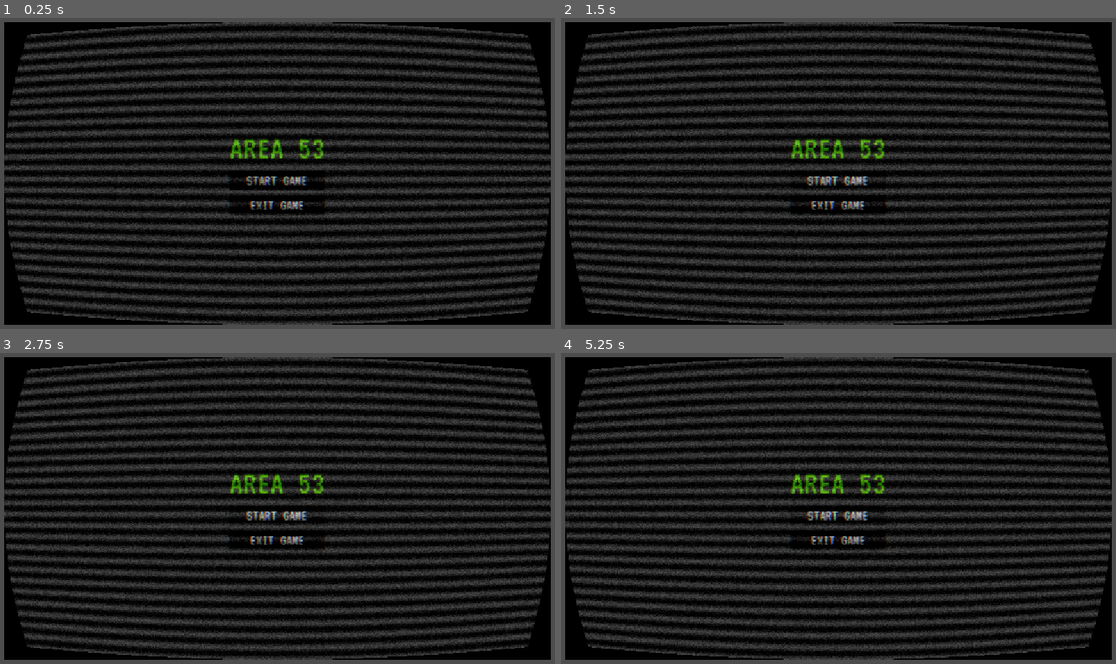
Above: before the commit, frames 1-4 (two rows, left to right).
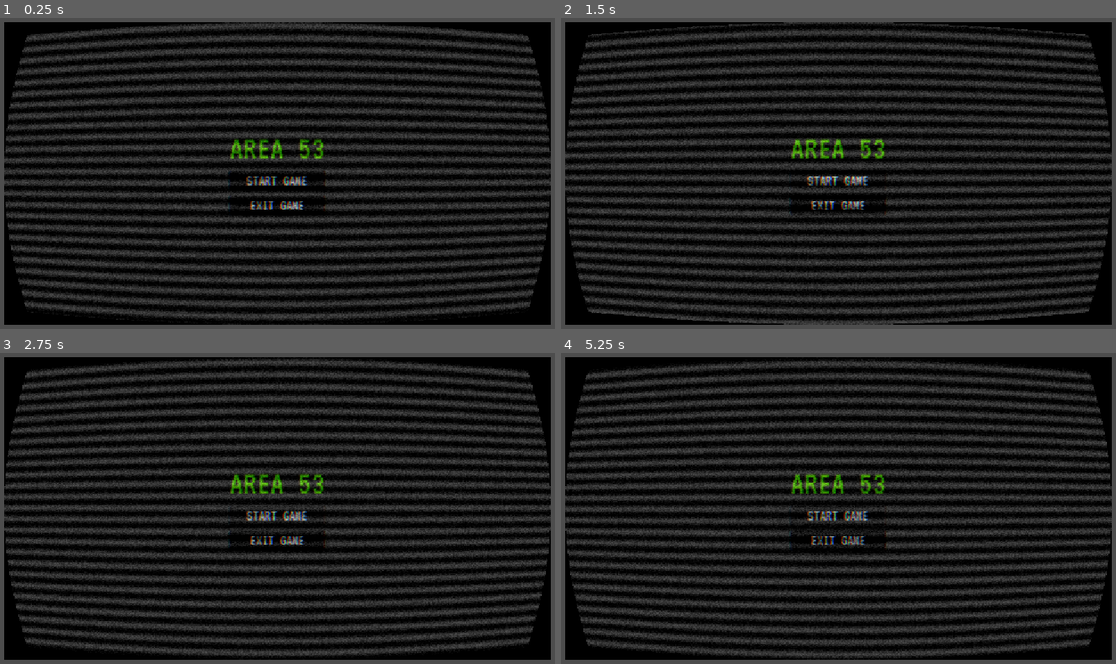
Above: after the commit, the same moments.

Repository: AdrianMtzTrev/Area-53
Game: Godot game, scene res://Menus/main_menu.tscn
The game is run twice, just before and just after one commit, with the same random seed, the same clock (stepped at 60 frames per second) and the same inputs.
Inputs:
- Up to frame 1 (0.25 s): no input
- Up to frame 2 (1.5 s): click "START GAME" at 0.5 s; click "START GAME" at 1.25 s
- Up to frame 3 (2.75 s): click "START GAME" at 2 s
- Up to frame 4 (5.25 s): no input

The runs differ from the first frame. In frame 1, 56% of the frame differs, in the area x 0-100%, y 1-99%; in frame 2, 3.3%; in frame 3, 65%; in frame 4, 65%.

Commit message:
Velocidad estatica
Lo que lees we

Diff:
--- a/Menus/main_menu.tscn
+++ b/Menus/main_menu.tscn
@@ -16,6 +16,7 @@
 shader = ExtResource("2_at0u2")
 shader_parameter/scanline_count = 50.0
 shader_parameter/scanline_intensity = 0.25
+shader_parameter/scanline_speed = 0.050000002375
 shader_parameter/curvature = 3.0
 shader_parameter/chromatic_aberration = 1.5
 shader_parameter/noise_intensity = 0.15
--- a/Shaders/Glitch_MainMenu.gdshader
+++ b/Shaders/Glitch_MainMenu.gdshader
@@ -2,6 +2,7 @@
 
 uniform float scanline_count : hint_range(0.0, 1080.0) = 50.0;
 uniform float scanline_intensity : hint_range(0.0, 1.0) = 0.25;
+uniform float scanline_speed : hint_range(0.0, 5.0) = 0.05;
 uniform float curvature : hint_range(0.0, 10.0) = 3.0;
 uniform float chromatic_aberration : hint_range(0.0, 10.0) = 1.5;
 uniform float noise_intensity : hint_range(0.0, 1.0) = 0.15;
@@ -30,8 +31,8 @@
         float b = texture(screen_texture, warped_uv - vec2(color_shift, 0.0)).b;
         vec4 base_color = vec4(r, g, b, 1.0);
 
-        // 3. Líneas de escaneo (Scanlines)
-        float scanlines = 0.5 - cos(warped_uv.y * scanline_count * 3.14159) * 0.5;
+        // 3. Líneas de escaneo con Movimiento hacia abajo
+        float scanlines = 0.5 - cos((warped_uv.y - TIME * scanline_speed) * scanline_count * 3.14159) * 0.5;
         base_color.rgb -= scanlines * scanline_intensity;
 
         // 4. Ruido / Estática (Interferencia de satélite)
